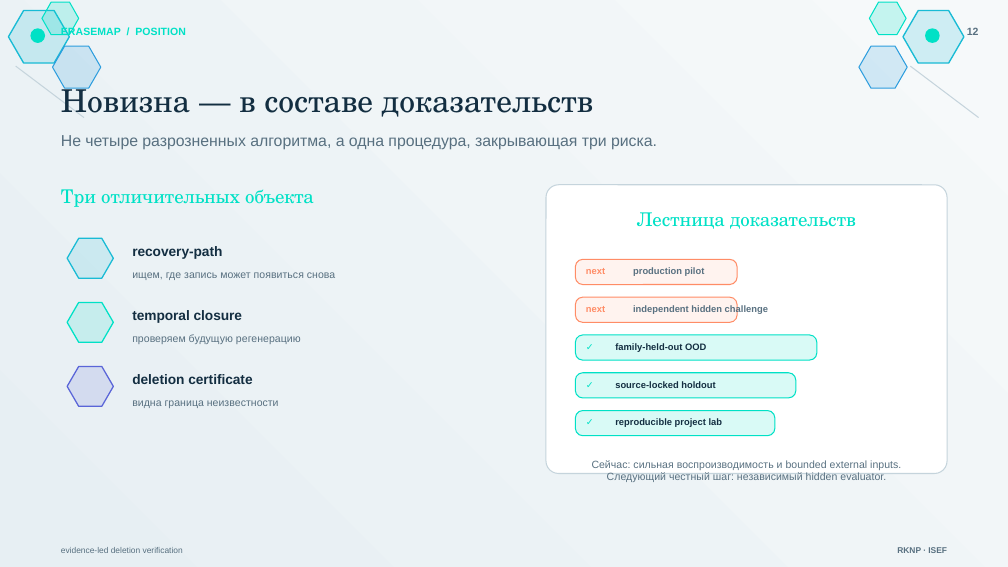
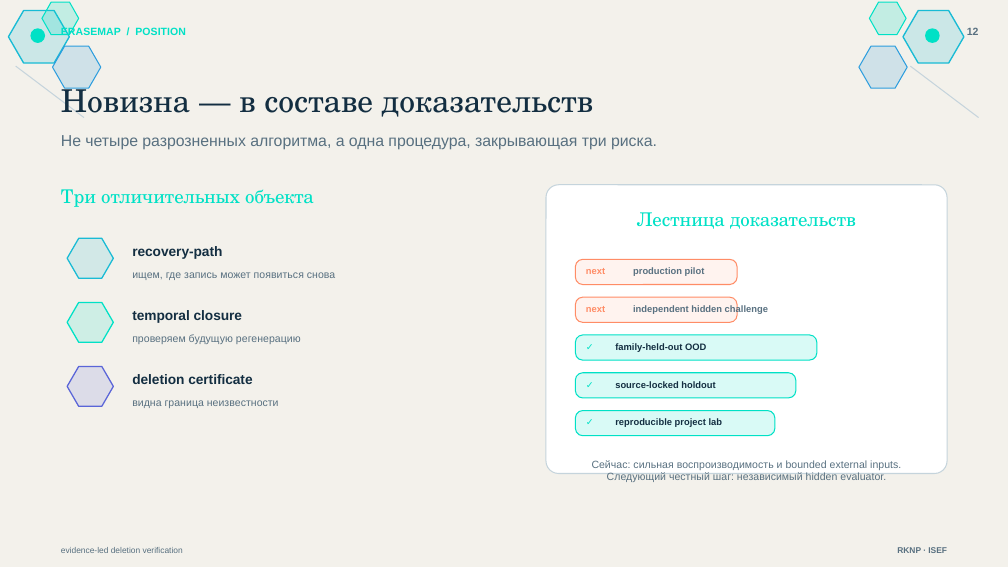
Before and after one commit to nazkari86-lab/erasemap, a slide deck: slide 12 of competition/EraSeMap_RKNP_ISEF_RU_MIXED.pptx. Drawn at 1008x567 pixels with LibreOffice and Linux fonts; fonts in the diff are those of the drawing. Boxes give left, top, right and bottom in pixels: in the first picture for what was removed or moved away, otherwise in the second. Text is boxed around its words. In the diff, an @@ line names an element or a change of style, - is before the commit and + after.

Commit message:
style: unify presentation background

```diff
--- a/competition/EraSeMap_RKNP_ISEF_RU_MIXED.pptx
+++ b/competition/EraSeMap_RKNP_ISEF_RU_MIXED.pptx
@@ background gradient #F6F9FA to #E7EFF3 to #F3F1EB @@
```
Also in this commit, not shown: 12 other slides changed, 3 other files.
